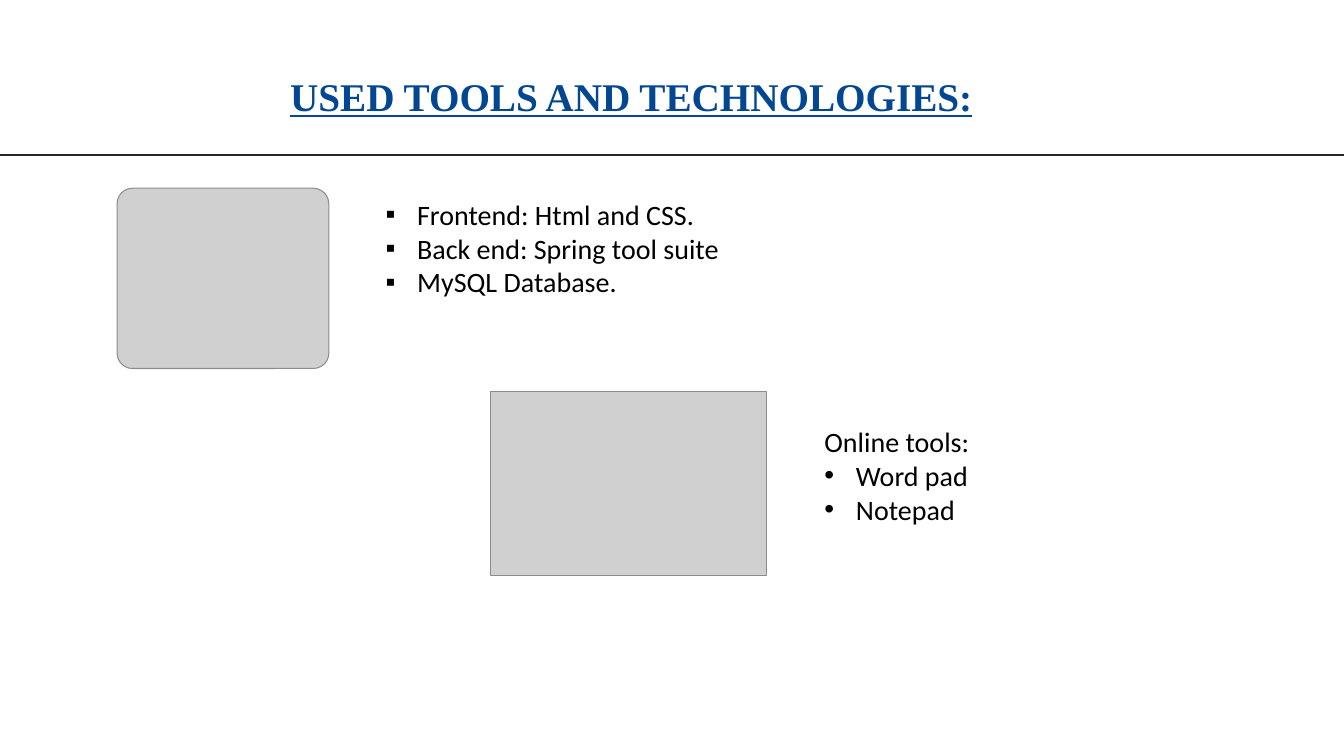
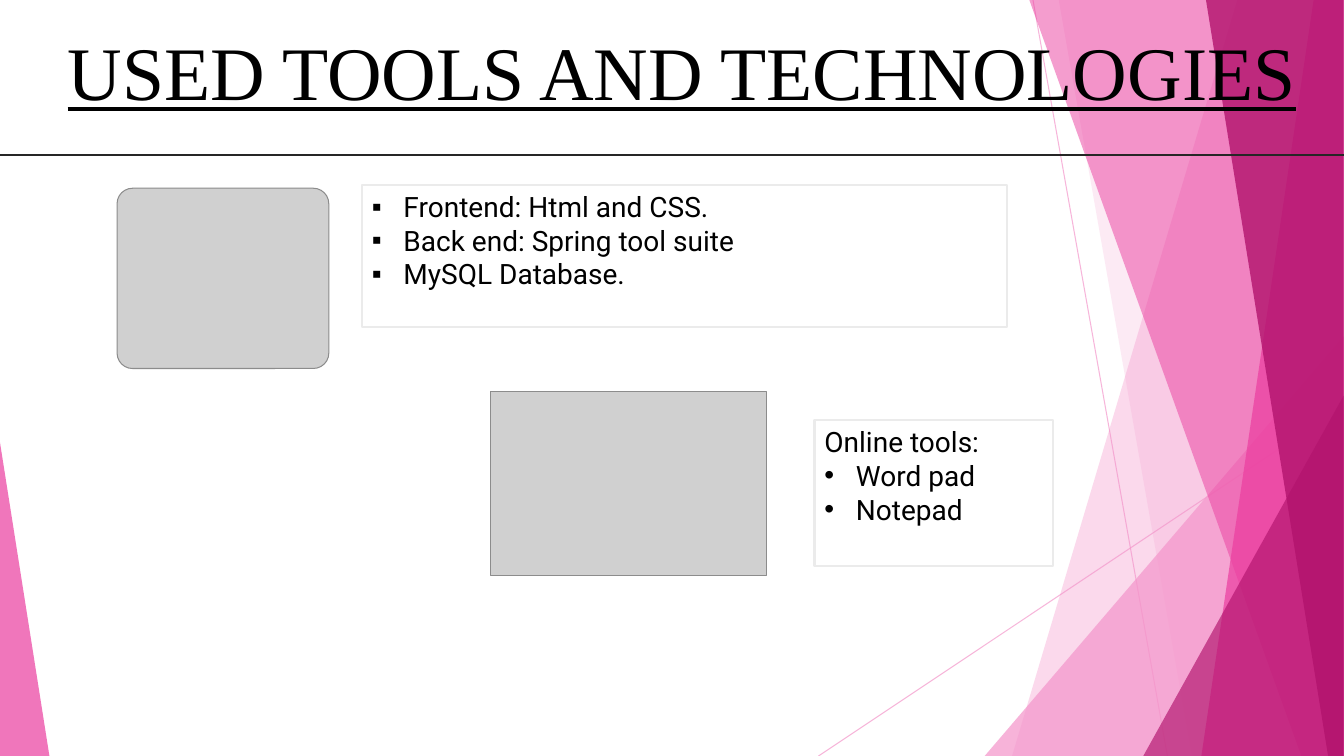
Before and after one commit to umangsaxena96/LibraryManangementSystem, a slide deck: slide 7 of DOCUMENTS/Library management system1.pptx (slide 8 before the commit). Drawn at 1344x756 pixels with LibreOffice and Linux fonts; fonts in the diff are those of the drawing; grey boxes stand for pictures. Boxes give left, top, right and bottom in pixels: in the first picture for what was removed or moved away, otherwise in the second. Text is boxed around its words. In the diff, an @@ line names an element or a change of style, - is before the commit and + after.

Commit message:
latest changes for spring

```diff
--- a/DOCUMENTS/Library management system1.pptx
+++ b/DOCUMENTS/Library management system1.pptx
@@ text "USED TOOLS AND TECHNOLOGIES" at box(68, 41, 1296, 115): vertical alignment bottom to top @@
@@ text at box(68, 41, 1296, 115): text changed; size 28 to 54 pt; text colour #034793 to #000000; bold off @@
-USED TOOLS AND TECHNOLOGIES:
+USED TOOLS AND TECHNOLOGIES
@@ rectangle "Frontend: Html and CSS." at box(362, 185, 1007, 327): font Calibri to Roboto; outline #FFFFFF 1 pt to #EBEBEB 1.5 pt @@
@@ rectangle "Frontend: Html and CSS.": place and size @@
-rectangle "Frontend: Html and CSS." at box(376, 193, 1144, 335)
+rectangle "Frontend: Html and CSS." at box(362, 185, 1007, 327)
@@ group added at box(0, 0, 1344, 756): 5 freeform shapes, 3 triangles, 2 lines @@
@@ rectangle "Online tools:": place and size @@
-rectangle "Online tools:" at box(815, 420, 1110, 567)
+rectangle "Online tools:" at box(815, 420, 1054, 567)
@@ rectangle "Online tools:" at box(815, 420, 1054, 567): font Calibri to Roboto; outline #FFFFFF 1 pt to #EBEBEB 1.5 pt @@
```
Also in this commit, not shown: 11 other slides changed, 1 slide added, 15 slides removed, 14 other files.
